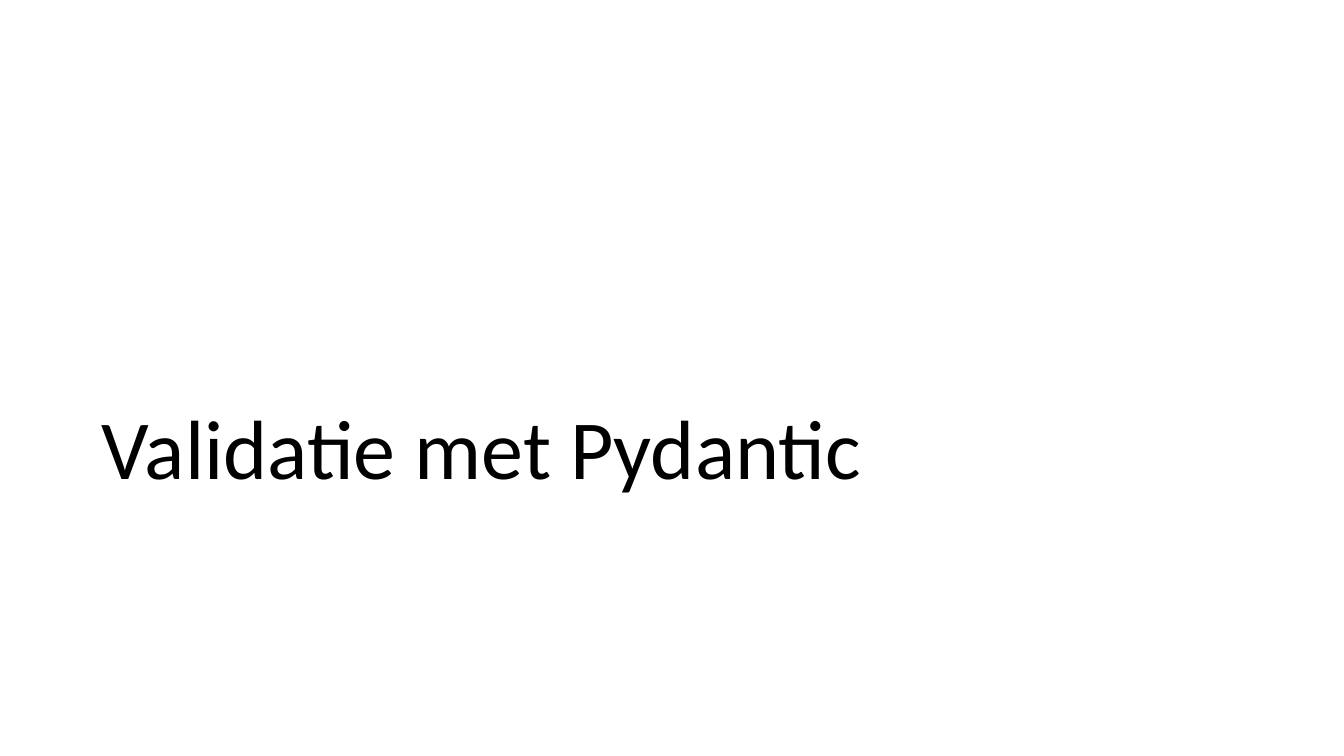
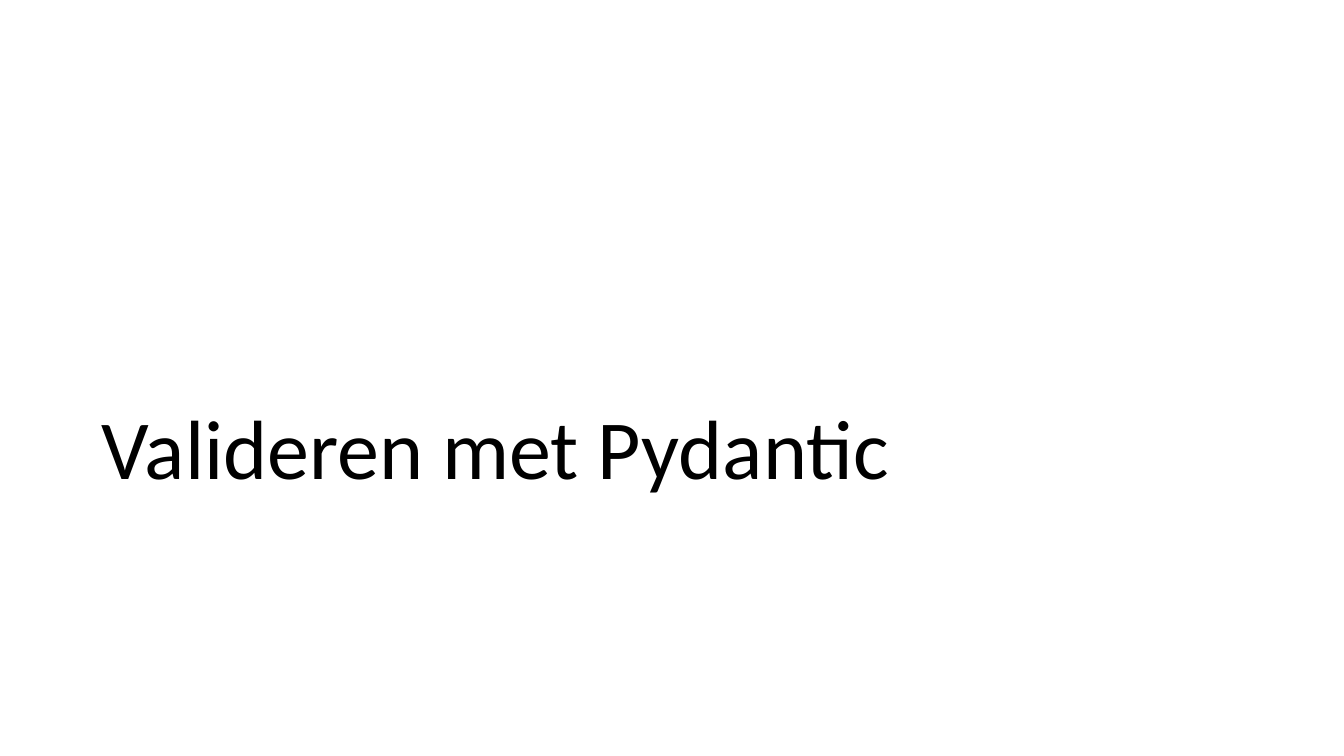
Before and after one commit to LFKoning/knowledge-sharing, a slide deck: slide 5 of python_course_4p/4_api_app/4_api_app.pptx (slide 6 before the commit). Drawn at 1344x756 pixels with LibreOffice and Linux fonts; fonts in the diff are those of the drawing. Boxes give left, top, right and bottom in pixels: in the first picture for what was removed or moved away, otherwise in the second. Text is boxed around its words. In the diff, an @@ line names an element or a change of style, - is before the commit and + after.

```diff
--- a/python_course_4p/4_api_app/4_api_app.pptx
+++ b/python_course_4p/4_api_app/4_api_app.pptx
@@ title at [102,420,889,493]: text changed @@
-Validatie met Pydantic
+Valideren met Pydantic
```
Also in this commit, not shown: 10 other slides changed, 7 slides added, 1 slide removed, 11 other files.
